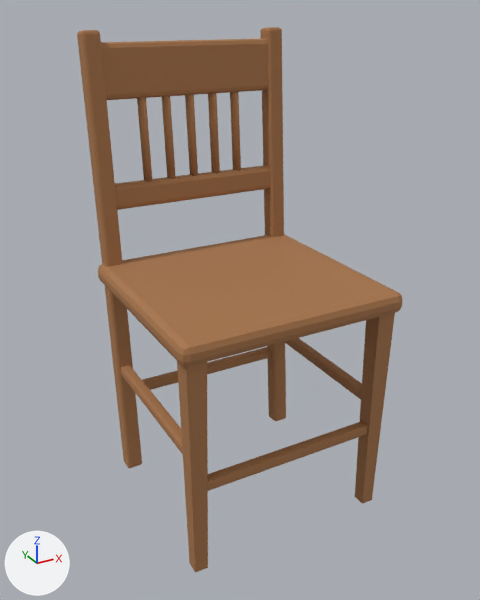
An edit to the glTF model web/public/assets/models/dining/chairWood.glb, drawn before and after from the same camera.
Both versions are drawn from a 50 mm lens placed at (-0.569, -1.077, 0.938), pointed at (-0.003, -0.047, 0.423). The axes (+X, +Y, +Z) are drawn at lower left. The lights are the same throughout. The older version comes first. Vertices at exactly the same position are counted once.

The scene before the commit, as lines of its bpy script (objects in view):
```python
mat_frame_honey = principled_material('frame_honey')
mat_frame_honey.base_color = (0.392, 0.178, 0.0685)  # brown #a8754a
mat_frame_honey.roughness = 0.8
mat_seat_honey = principled_material('seat_honey')
mat_seat_honey.base_color = (0.392, 0.178, 0.0685)  # brown #a8754a
mat_seat_honey.roughness = 0.8
me_chairwood = bpy.data.meshes.new('chairWood')
me_chairwood.from_pydata(...)  # 600 vertices, 1136 faces; spans x -0.22..0.22, y -0.26..0.19, z -0.001..0.901
# faces by material slot: [1028, 108]
me_chairwood.materials.append(mat_frame_honey)  # brown #a8754a
me_chairwood.materials.append(mat_seat_honey)  # brown #a8754a
ob_chairwood = bpy.data.objects.new('chairWood', me_chairwood)
ob_chairwood.location = (0.0, 0.0, 0.001)
```
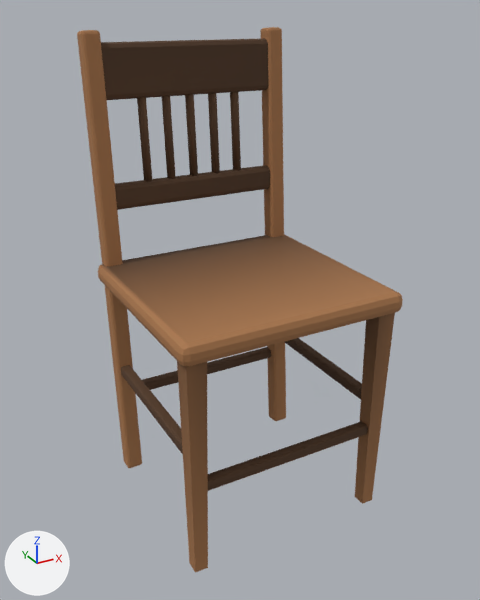
Changed parts and their boxes [x1, y1, x2, y2] in the pictures (480 x 600 px):
```json
{"object": "chairWood", "change": "recoloured", "before": [98, 31, 396, 500], "after": [98, 31, 396, 500], "on screen": "darker"}
```

Edits to the scene script, one JSON object a line:
```json
{"block": "mat_frame_honey", "where": "n0 = _N.new('ShaderNodeBsdfPrincipled'); n0.name = 'Principled BSDF'"}
{"op": "remove", "block": "mat_frame_honey", "code": "n0.inputs[0].default_value = (0.392, 0.178, 0.0685, 1.0)  # 'Base Color', brown #a8754a"}
{"op": "add", "block": "mat_frame_honey", "code": "n2 = _N.new('ShaderNodeMix'); n2.name = 'Mix'"}
{"op": "add", "block": "mat_frame_honey", "code": "n2.data_type = 'RGBA'"}
{"op": "add", "block": "mat_frame_honey", "code": "n2.blend_type = 'MULTIPLY'"}
{"op": "add", "block": "mat_frame_honey", "code": "n2.inputs[0].default_value = 1.0  # 'Factor'"}
{"op": "add", "block": "mat_frame_honey", "code": "n2.inputs[7].default_value = (0.392, 0.178, 0.0685, 1.0)  # 'B', brown #a8754a"}
{"op": "add", "block": "mat_frame_honey", "code": "n3 = _N.new('ShaderNodeVertexColor'); n3.name = 'Color Attribute'"}
{"op": "add", "block": "mat_frame_honey", "code": "_L.new(n2.outputs[2], n0.inputs[0])  # 'Result' to 'Base Color'"}
{"op": "add", "block": "mat_frame_honey", "code": "_L.new(n3.outputs[0], n2.inputs[6])  # 'Color' to 'A'"}
{"block": "mat_seat_honey", "where": "n0 = _N.new('ShaderNodeBsdfPrincipled'); n0.name = 'Principled BSDF'"}
{"op": "remove", "block": "mat_seat_honey", "code": "n0.inputs[0].default_value = (0.392, 0.178, 0.0685, 1.0)  # 'Base Color', brown #a8754a"}
{"op": "add", "block": "mat_seat_honey", "code": "n2 = _N.new('ShaderNodeMix'); n2.name = 'Mix'"}
{"op": "add", "block": "mat_seat_honey", "code": "n2.data_type = 'RGBA'"}
{"op": "add", "block": "mat_seat_honey", "code": "n2.blend_type = 'MULTIPLY'"}
{"op": "add", "block": "mat_seat_honey", "code": "n2.inputs[0].default_value = 1.0  # 'Factor'"}
{"op": "add", "block": "mat_seat_honey", "code": "n2.inputs[7].default_value = (0.392, 0.178, 0.0685, 1.0)  # 'B', brown #a8754a"}
{"op": "add", "block": "mat_seat_honey", "code": "n3 = _N.new('ShaderNodeVertexColor'); n3.name = 'Color Attribute'"}
{"op": "add", "block": "mat_seat_honey", "code": "_L.new(n2.outputs[2], n0.inputs[0])  # 'Result' to 'Base Color'"}
{"op": "add", "block": "mat_seat_honey", "code": "_L.new(n3.outputs[0], n2.inputs[6])  # 'Color' to 'A'"}
{"block": "me_chairwood", "where": "me_chairwood.from_pydata(...)  # 600 vertices, 1136 faces; spans x -0.22..0.22, y -0.26..0.19, z -0.001..0.901"}
{"block": "me_chairwood", "where": "# used by ob_chairwood; location = (0.0, 0.0, 0.001)"}
{"block": "me_chairwood", "change": "me_chairwood part 1: vertex colours changed"}
```
